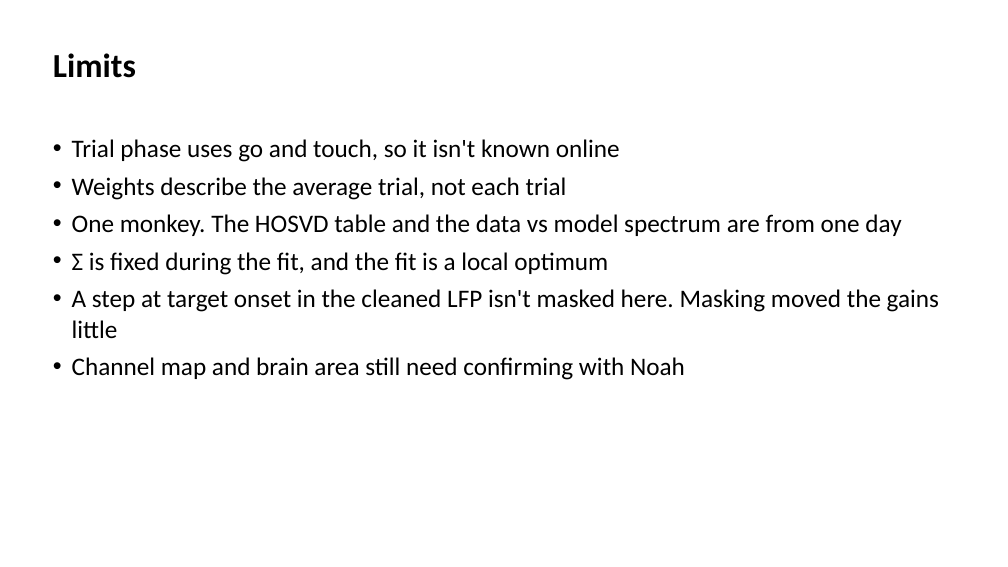
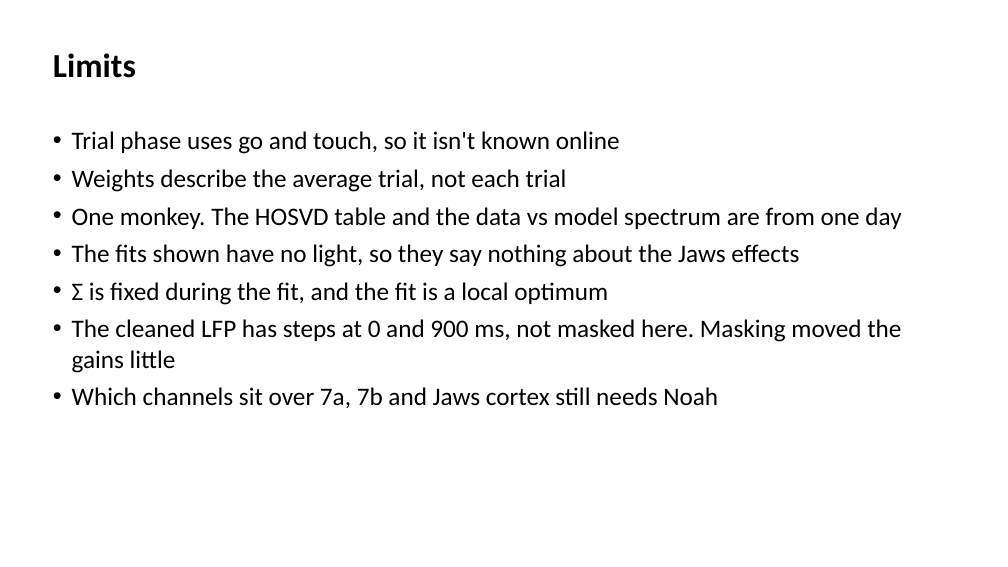
Before and after one commit to smartadi/tpgdar, a slide deck: slide 24 of TP-GDAR_IOS_Reach.pptx (slide 22 before the commit). Drawn at 1008x567 pixels with LibreOffice and Linux fonts; fonts in the diff are those of the drawing. Boxes give left, top, right and bottom in pixels: in the first picture for what was removed or moved away, otherwise in the second. Text is boxed around its words. In the diff, an @@ line names an element or a change of style, - is before the commit and + after.

```diff
--- a/TP-GDAR_IOS_Reach.pptx
+++ b/TP-GDAR_IOS_Reach.pptx
@@ text "Trial phase uses go and ...": place and size @@
-text "Trial phase uses go and ..." at (72, 139, 939, 380)
+text "Trial phase uses go and ..." at (72, 131, 901, 408)
@@ text at (72, 244, 799, 267): paragraph added @@
+• The fits shown have no light, so they say nothing about the Jaws effects
@@ text at (72, 319, 901, 408): text changed @@
-• A step at target onset in the cleaned LFP isn't masked here. Masking moved the gains little
-• Channel map and brain area still need confirming with Noah
+• The cleaned LFP has steps at 0 and 900 ms, not masked here. Masking moved the gains little
+• Which channels sit over 7a, 7b and Jaws cortex still needs Noah
```
Also in this commit, not shown: 2 other slides changed, 2 slides added, 4 other files.
